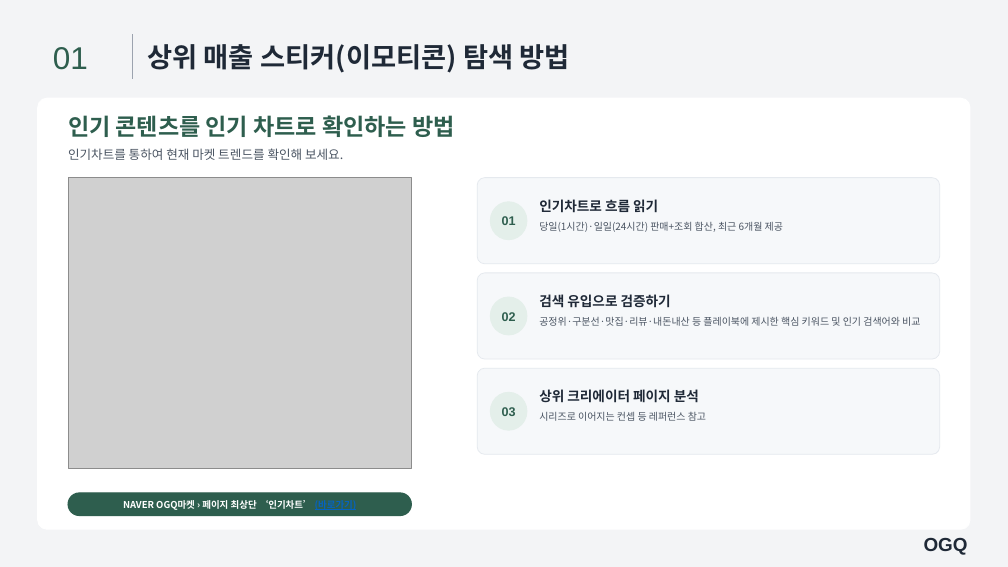
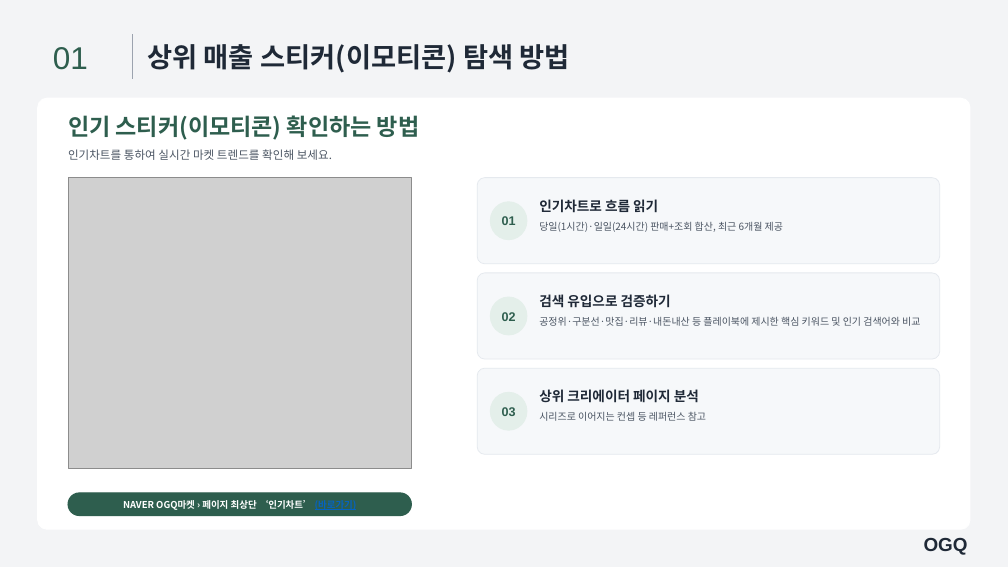
Before and after one commit to loveet3-hue/ogq-banner-generator, a slide deck: slide 12 of playbook/template_v2.pptx. Drawn at 1008x567 pixels with LibreOffice and Linux fonts; fonts in the diff are those of the drawing; grey boxes stand for pictures. Boxes give left, top, right and bottom in pixels: in the first picture for what was removed or moved away, otherwise in the second. Text is boxed around its words. In the diff, an @@ line names an element or a change of style, - is before the commit and + after.

```diff
--- a/playbook/template_v2.pptx
+++ b/playbook/template_v2.pptx
@@ text at box(68, 115, 419, 140): text changed @@
-인기 콘텐츠를 인기 차트로 확인하는 방법
+인기 스티커(이모티콘) 확인하는 방법
@@ text at box(68, 149, 332, 160): text changed; size 12 to 11 pt @@
-인기차트를 통하여 현재 마켓 트렌드를 확인해 보세요.
+인기차트를 통하여 실시간 마켓 트렌드를 확인해 보세요.
```
Also in this commit, not shown: 25 other slides changed, 3 other files.
